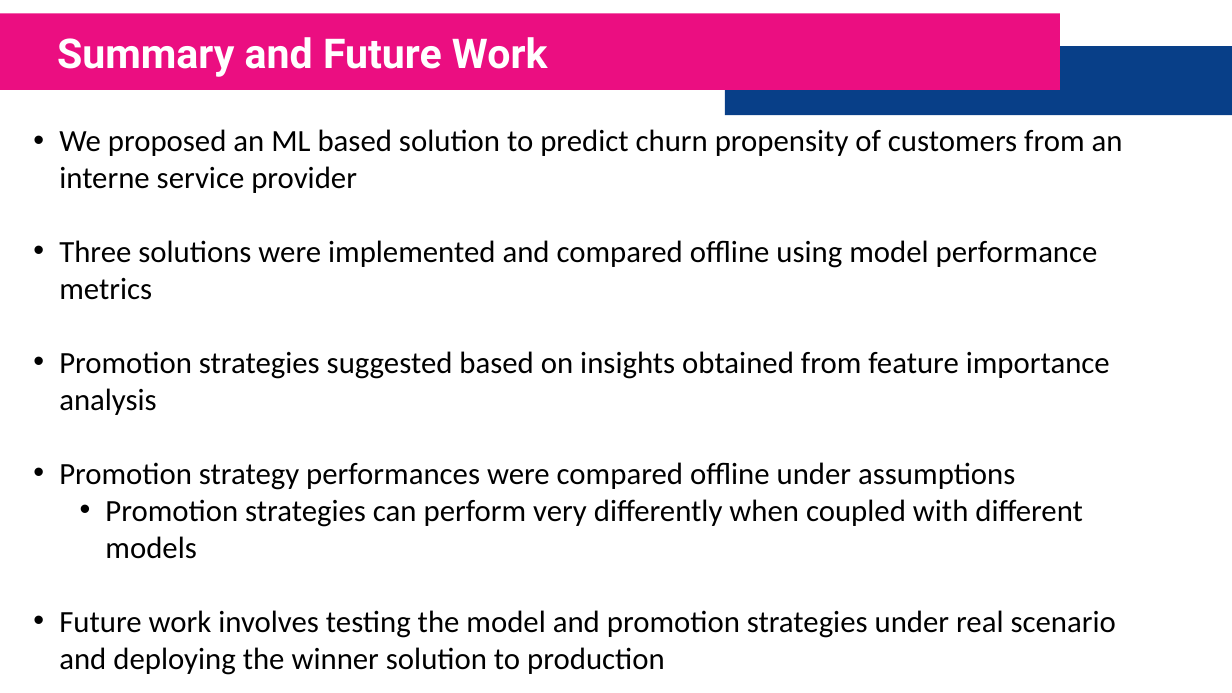
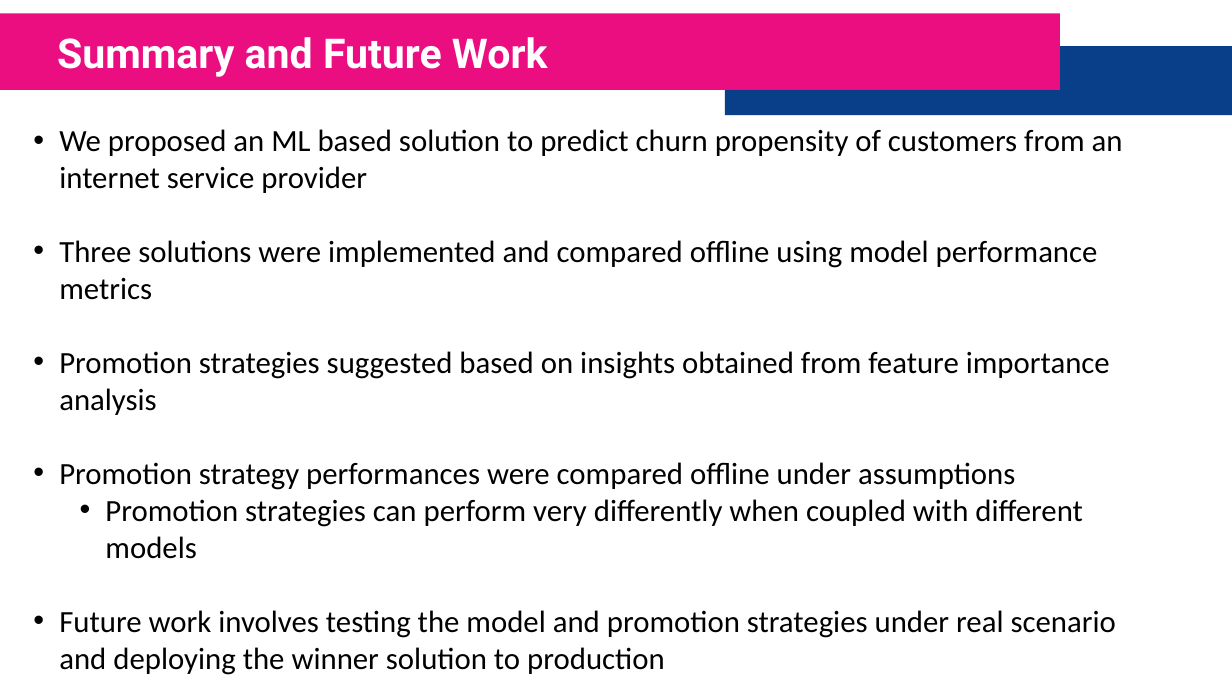
Before and after one commit to FarhadZafari/customer-churn-analysis, a slide deck: slide 14 of Presentation.pptx. Drawn at 1232x693 pixels with LibreOffice and Linux fonts; fonts in the diff are those of the drawing. Boxes give left, top, right and bottom in pixels: in the first picture for what was removed or moved away, otherwise in the second. Text is boxed around its words. In the diff, an @@ line names an element or a change of style, - is before the commit and + after.

```diff
--- a/Presentation.pptx
+++ b/Presentation.pptx
@@ text at bbox=[59, 129, 1123, 193]: text changed @@
-• We proposed an ML based solution to predict churn propensity of customers from an interne service provider
+• We proposed an ML based solution to predict churn propensity of customers from an internet service provider
```
Also in this commit, not shown: 2 other slides changed, 1 other file.
